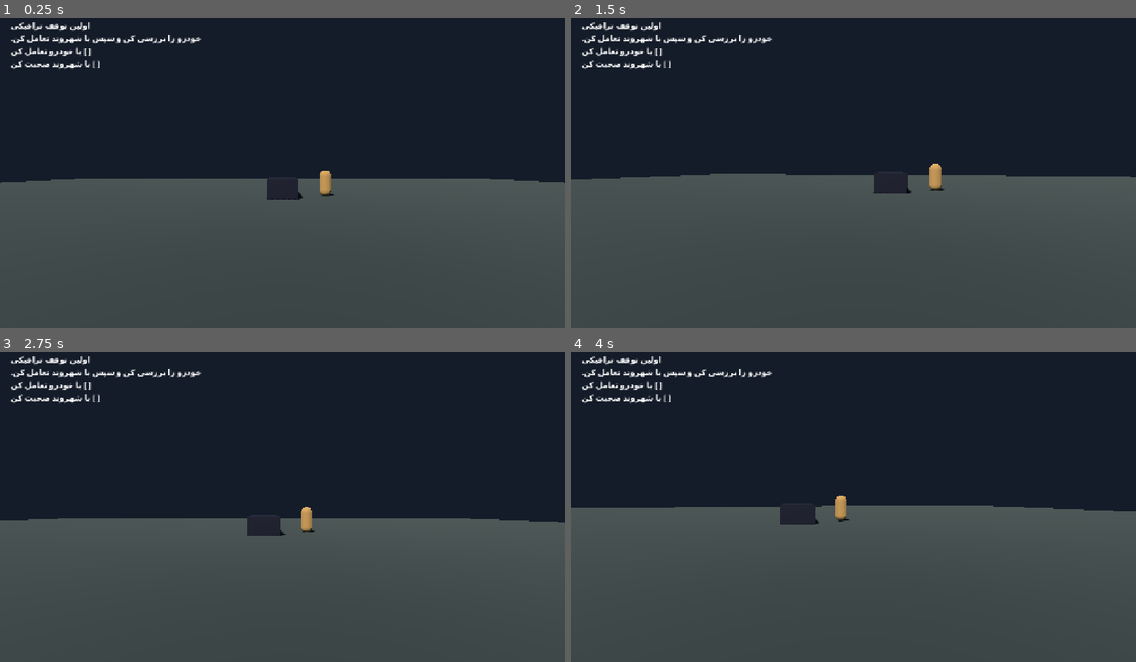
Above: before the commit, frames 1-4 (two rows, left to right).
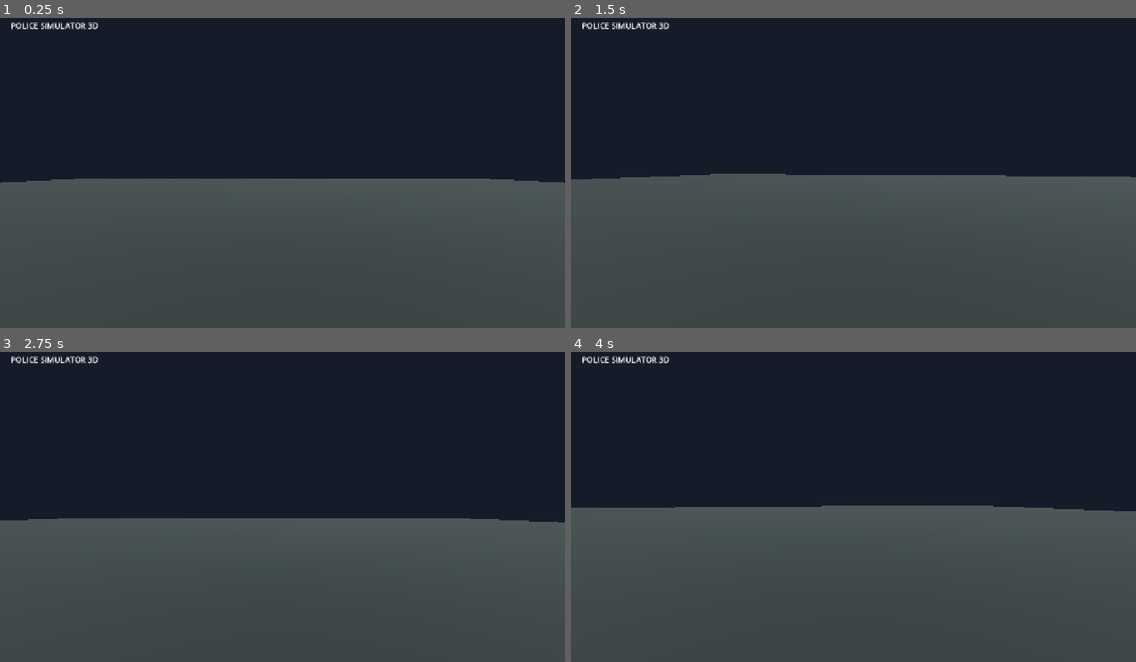
Above: after the commit, the same moments.

Repository: thedeverfankhajo-bot/PoliceSimulator3D
Game: Godot game, scene res://scenes/main/main.tscn
Same seed, same stepped clock (60 frames per second), same inputs: the game is played once before the commit and once after it.
Inputs (mouse positions are in pixels of both pictures, inside the frame that each line leads up to):
- Up to frame 1 (0.25 s): no input
- Up to frame 2 (1.5 s): tap Enter at 0.5 s; move the mouse to (881, 166) at 0.52 s; hold Up (vehicle_accelerate) from 0.53 s (still down); tap E (interact) at 0.6, 1.35 s; tap Space (vehicle_brake) at 1.25 s; move the mouse to (825, 169) at 1.27 s
- Up to frame 3 (2.75 s): keep holding Up (vehicle_accelerate); tap Enter at 2 s; move the mouse to (293, 497) at 2.02 s; tap E (interact) at 2.1 s
- Up to frame 4 (4 s): keep holding Up (vehicle_accelerate); tap Space (vehicle_brake) at 2.75 s; move the mouse to (847, 507) at 2.77 s; tap E (interact) at 2.85, 3.6 s; tap Enter at 3.5 s; move the mouse to (893, 507) at 3.52 s

The runs differ from the first frame. In frame 1, 1.5% of the frame differs, in the area x 1-59%, y 1-59%; in frame 2, 1.5%, in the area x 1-66%, y 1-57%; in frame 3, 1.5%; in frame 4, 1.5%.
Error after the commit: Trying to assign value of type 'StaticBody3D' to a variable of type 'police_vehicle.gd'. (res://scripts/core/main.gd:19)

Commit message:
feat: convert police vehicle to VehicleBody3D controller

Diff:
--- a/scripts/vehicles/police_vehicle.gd
+++ b/scripts/vehicles/police_vehicle.gd
@@ -1,9 +1,19 @@
-extends StaticBody3D
+extends VehicleBody3D
 class_name PoliceVehicle
 
 signal entered(vehicle: PoliceVehicle)
 
-@export var vehicle_id := "police_sedan"
+@export var vehicle_id: String = "police_sedan"
+@export_range(0.0, 3000.0, 50.0) var max_engine_force: float = 900.0
+@export_range(0.0, 1.0, 0.05) var steering_limit: float = 0.35
+@export_range(0.0, 2000.0, 50.0) var max_brake_force: float = 700.0
+
+func _physics_process(_delta: float) -> void:
+	var throttle := Input.get_axis("vehicle_reverse", "vehicle_accelerate")
+	var steer_input := Input.get_axis("vehicle_left", "vehicle_right")
+	engine_force = throttle * max_engine_force
+	steering = steer_input * steering_limit
+	brake = max_brake_force if Input.is_action_pressed("vehicle_brake") else 0.0
 
 func interact() -> void:
 	entered.emit(self)
